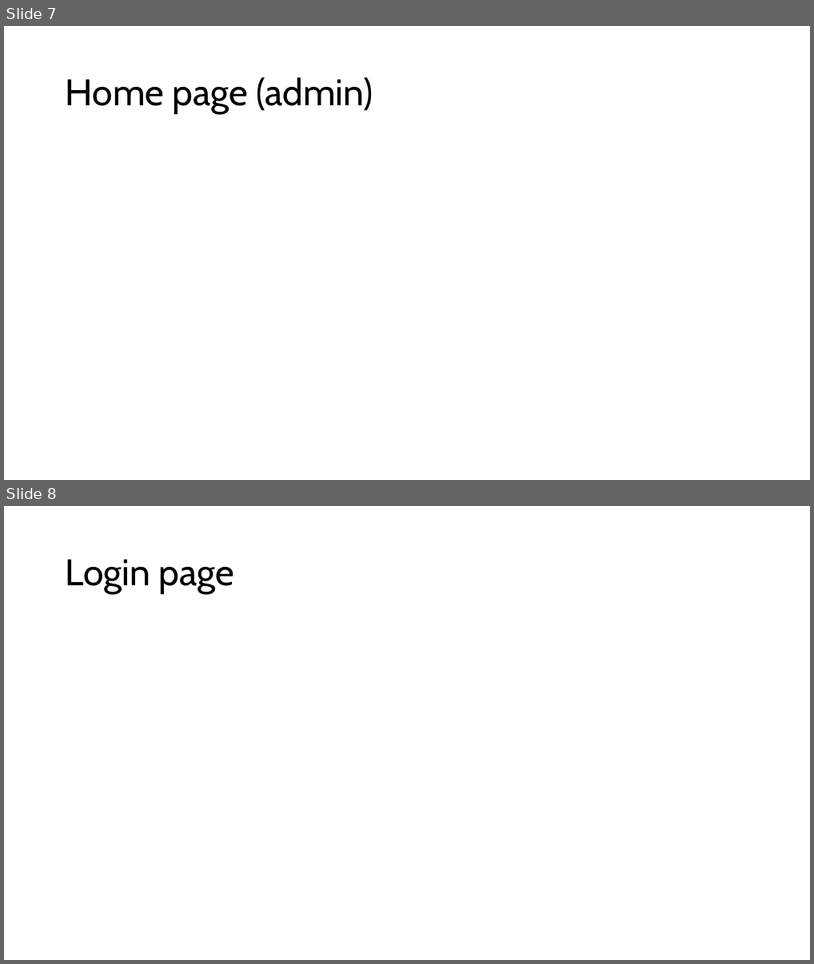
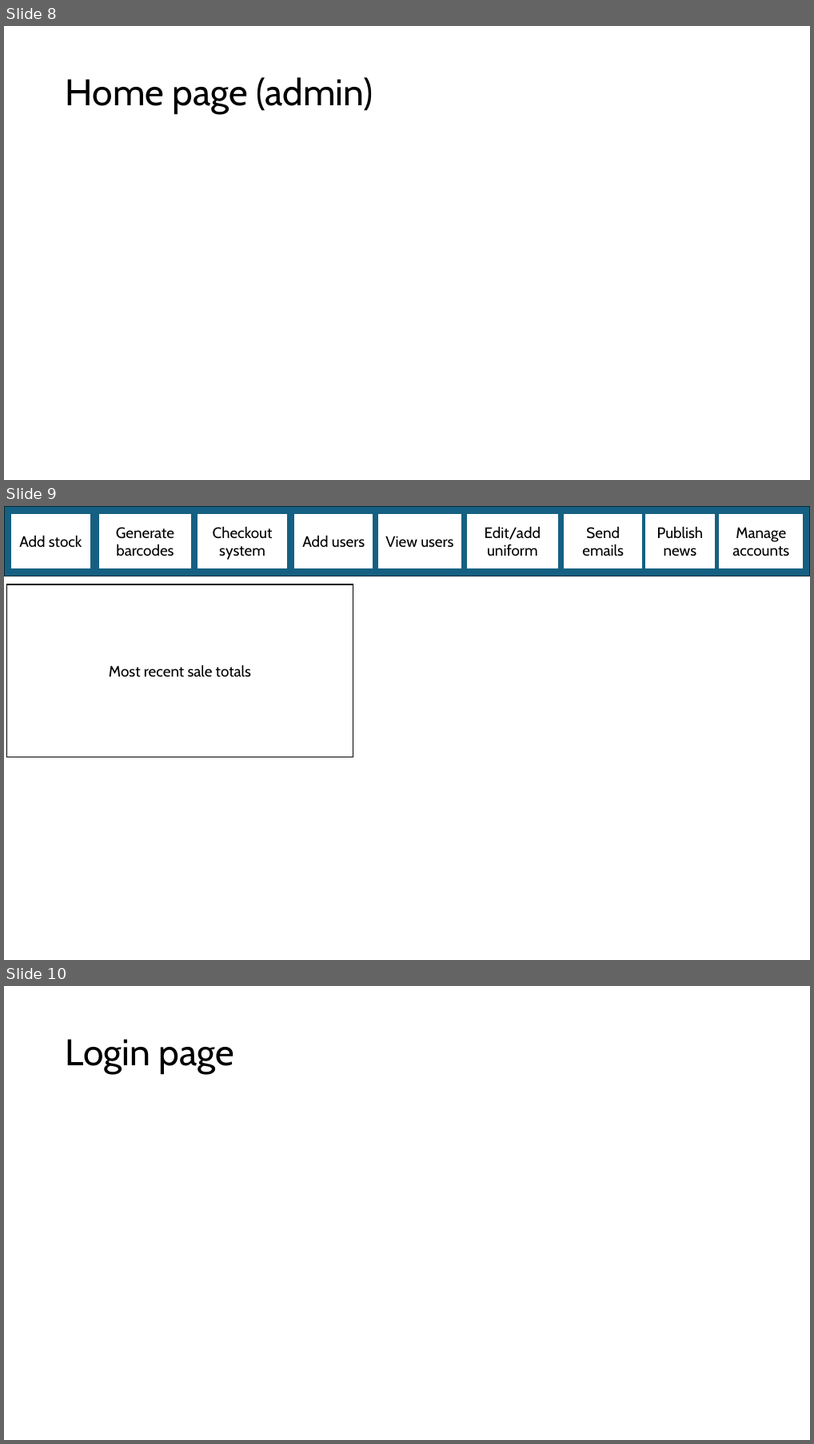
Before and after one commit to programmer647/Coursework, a slide deck: Writeup/Page designs.pptx. Shown one above the other, each under a label of ours: slides 7 and 8 before the commit, slides 8, 9 and 10 after it. The pictures are 814x964 and 814x1444 pixels, drawn with LibreOffice and Linux fonts; fonts in the diff are those of the drawing. Boxes give left, top, right and bottom in pixels: in the first picture for what was removed or moved away, otherwise in the second. Text is boxed around its words. In the diff, an @@ line names an element or a change of style, - is before the commit and + after.

```diff
--- a/Writeup/Page designs.pptx
+++ b/Writeup/Page designs.pptx
@@ slide 9 added at bbox=[4, 506, 810, 960], background #FFFFFF @@
@@ rectangle added at bbox=[4, 506, 810, 576], fill #156082, outline #092A39 1.5 pt @@
@@ rectangle added at bbox=[12, 515, 90, 568], fill #FFFFFF, outline #FFFFFF 1.5 pt, 18 pt, text #000000 @@
+Add stock
@@ rectangle added at bbox=[100, 515, 190, 568], fill #FFFFFF, outline #FFFFFF 1.5 pt, 18 pt, text #000000 @@
+Generate barcodes
@@ rectangle added at bbox=[198, 515, 286, 568], fill #FFFFFF, outline #FFFFFF 1.5 pt, 18 pt, text #000000 @@
+Checkout system
@@ rectangle added at bbox=[295, 515, 373, 568], fill #FFFFFF, outline #FFFFFF 1.5 pt, 18 pt, text #000000 @@
+Add users
@@ rectangle added at bbox=[380, 515, 462, 568], fill #FFFFFF, outline #FFFFFF 1.5 pt, 18 pt, text #000000 @@
+View users
@@ rectangle added at bbox=[467, 515, 558, 568], fill #FFFFFF, outline #FFFFFF 1.5 pt, 18 pt, text #000000 @@
+Edit/add uniform
@@ rectangle added at bbox=[565, 515, 642, 568], fill #FFFFFF, outline #FFFFFF 1.5 pt, 18 pt, text #000000 @@
+Send emails
@@ rectangle added at bbox=[646, 515, 715, 568], fill #FFFFFF, outline #FFFFFF 1.5 pt, 18 pt, text #000000 @@
+Publish news
@@ rectangle added at bbox=[720, 515, 803, 568], fill #FFFFFF, outline #FFFFFF 1.5 pt, 18 pt, text #000000 @@
+Manage accounts
@@ rectangle added at bbox=[7, 584, 353, 757], fill #FFFFFF, outline #000000 1.5 pt, 18 pt, text #000000 @@
+Most recent sale totals
@@ what was slide 7 is now slide 8 @@
@@ what was slide 8 is now slide 10 @@
```
Also in this commit, not shown: 1 slide changed, 3 other slides added, 2 other files.
